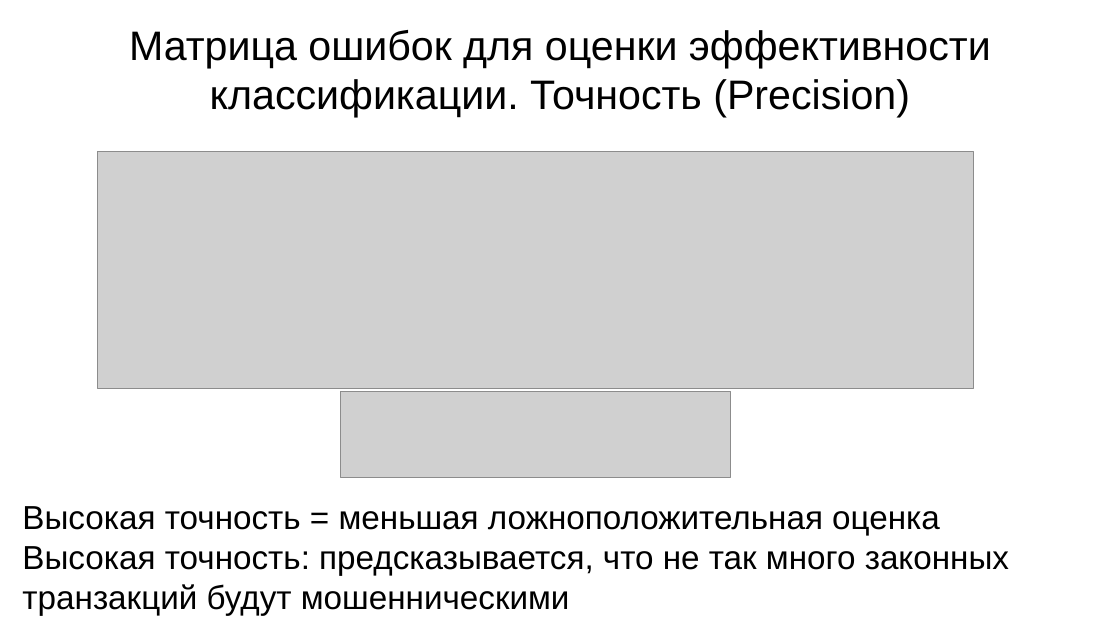
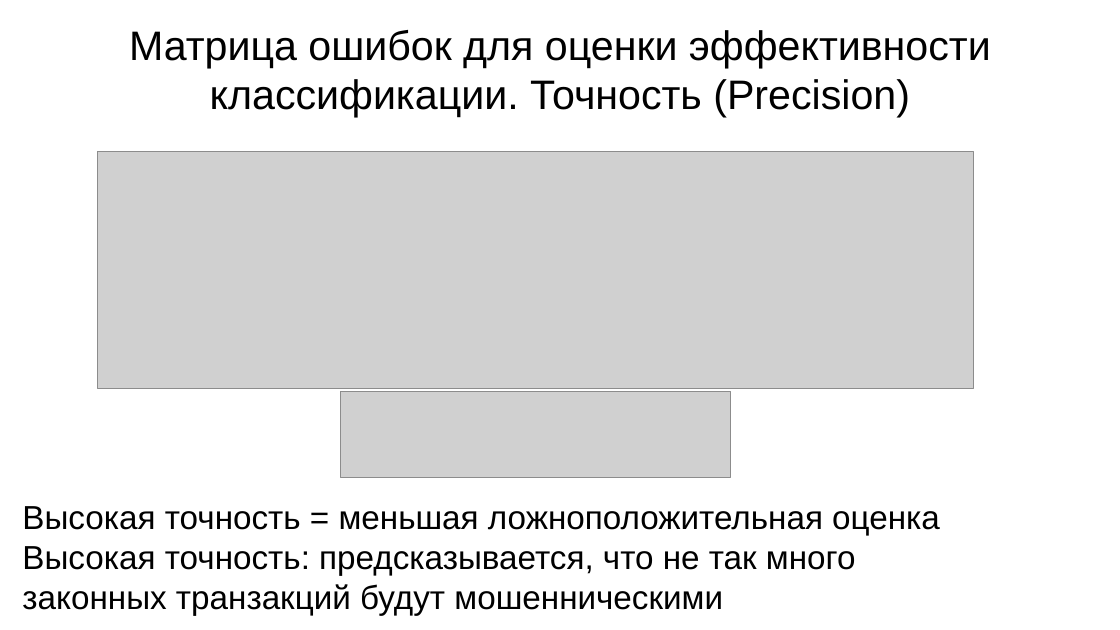
Before and after one commit to golubnichiy/bigdata_0325, a slide deck: slide 7 of 2_3.pptx. Drawn at 1120x630 pixels with LibreOffice and Linux fonts; fonts in the diff are those of the drawing; grey boxes stand for pictures. Boxes give left, top, right and bottom in pixels: in the first picture for what was removed or moved away, otherwise in the second. Text is boxed around its words. In the diff, an @@ line names an element or a change of style, - is before the commit and + after.

```diff
--- a/2_3.pptx
+++ b/2_3.pptx
@@ text "Высокая точность = меньшая ложноположительная ..." rewrapped from [22, 506, 1009, 615] to [22, 506, 940, 615] @@
```
Also in this commit, not shown: 1 other slide changed, 3 other files.
